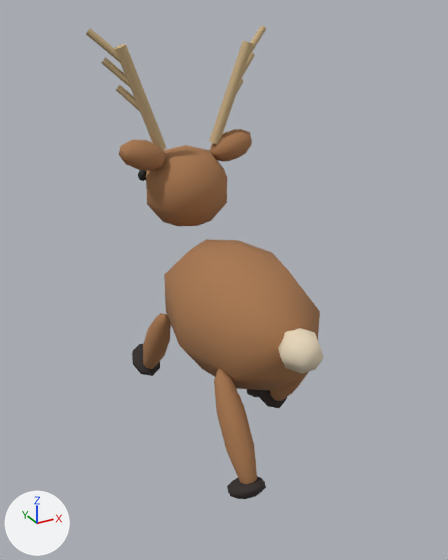
An edit to the glTF model public/models/deer-low.glb, drawn before and after from the same camera.
Camera for both pictures: a camera (50 mm lens) standing at (-2.2, -3.85, 3.32) and looking at (-0.07, 0.02, 1.38). Arrows for +X, +Y and +Z are at lower left; the lights stay in place. The older version comes first. Both versions are drawn at frame 0 of the action 'run'; the numbers are the values there.

Names of what the first picture shows: 'Beam-1', 'Beam1', 'Body', 'LegBLFoot', 'LegBLLimb', 'LegFLLimb', 'Skull', 'Tail' and 5 more.
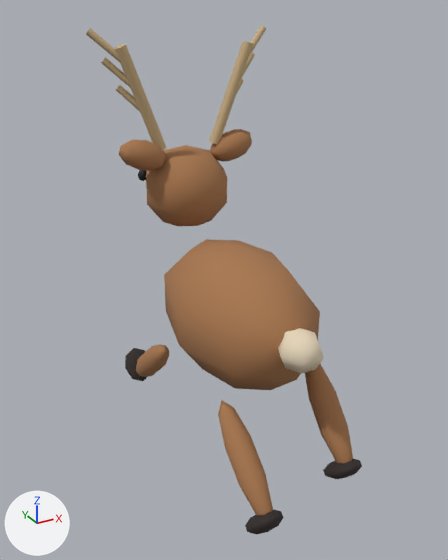
ob_legfl is not drawn itself; it is the parent of ob_legfllimb, ob_legflfoot.
ob_legbl is not drawn itself; it is the parent of ob_legbllimb, ob_legblfoot.
ob_legfr is not drawn itself; it is the parent of ob_legfrlimb, ob_legfrfoot.
ob_legbr is not drawn itself; it is the parent of ob_legbrlimb, ob_legbrfoot.

Boxes [x1, y1, x2, y2] around the edits, measured in the pictures (448 x 560 px):
'LegBLLimb', moved, turned: before [214, 369, 257, 484]; after [218, 400, 273, 515]
'LegBRLimb', moved, turned: before [270, 372, 308, 401]; after [305, 364, 353, 463]
'LegFLLimb', moved, turned: before [143, 313, 171, 369]; after [136, 344, 169, 377]
'LegBLFoot', moved, turned: before [227, 476, 266, 499]; after [245, 509, 284, 534]
'LegBRFoot', moved, turned: before [257, 390, 287, 408]; after [323, 459, 362, 479]
'LegFLFoot', moved, turned: before [132, 344, 160, 376]; after [125, 348, 147, 381]
'LegFRFoot', moved, turned (not visible afterwards): before [246, 389, 259, 397]

What the commit changed:
Object 'LegFL' (ob_legfl) moves from (-0.382, 0.505, 0.91) to (-0.382, 0.553, 0.563).
Object 'LegFL' (ob_legfl) turns from (32, 0, 0) to (49, 0, 0) degrees about x, y and z.
Object 'LegBL' (ob_legbl) moves from (-0.382, -0.505, 0.91) to (-0.382, -0.553, 0.659).
Object 'LegBL' (ob_legbl) turns from (-32, 0, 0) to (-48, 0, 0) degrees about x, y and z.
Object 'LegFR' (ob_legfr) moves from (0.382, 0.505, 0.91) to (0.382, 0.548, 0.649).
Object 'LegFR' (ob_legfr) turns from (-32, 0, 0) to (41, 0, 0) degrees about x, y and z.
Object 'LegBR' (ob_legbr) moves from (0.382, -0.505, 0.91) to (0.382, -0.546, 0.81).
Object 'LegBR' (ob_legbr) turns from (32, 0, 0) to (-39, 0, 0) degrees about x, y and z.
